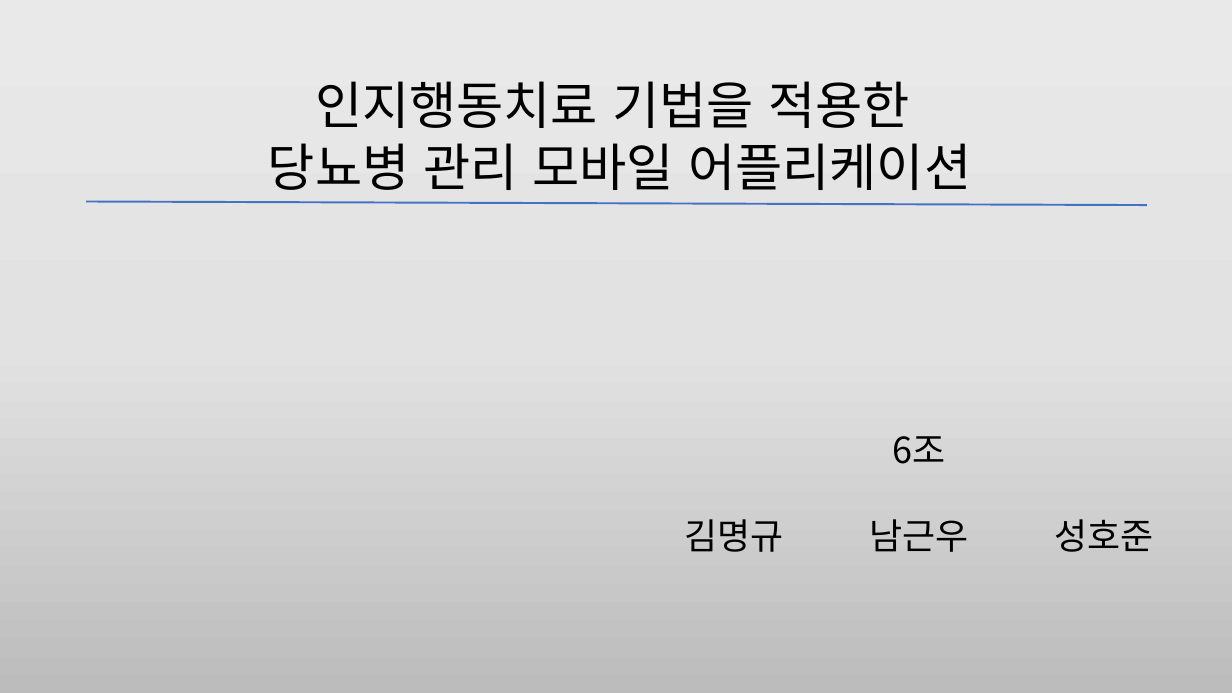
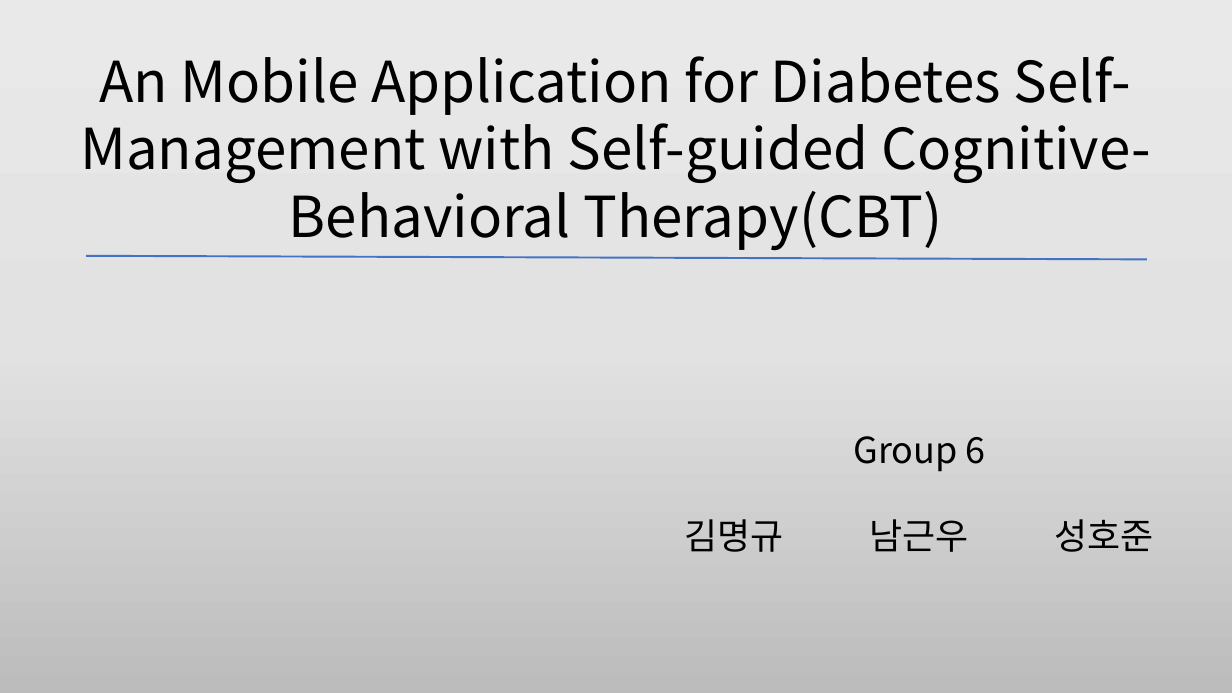
Before and after one commit to HJSUNG/capstone-design_2019, a slide deck: slide 1 of Documents/캡스톤_6조_1주차.pptx. Drawn at 1232x693 pixels with LibreOffice and Linux fonts; fonts in the diff are those of the drawing. Boxes give left, top, right and bottom in pixels: in the first picture for what was removed or moved away, otherwise in the second. Text is boxed around its words. In the diff, an @@ line names an element or a change of style, - is before the commit and + after.

```diff
--- a/Documents/캡스톤_6조_1주차.pptx
+++ b/Documents/캡스톤_6조_1주차.pptx
@@ text at bbox=[80, 56, 1151, 251]: text changed; size 40 to 44 pt @@
-인지행동치료 기법을 적용한
-당뇨병 관리 모바일 어플리케이션
+An Mobile Application for Diabetes Self-Management with Self-guided Cognitive-Behavioral Therapy(CBT)
@@ line moved from (86, 201) - (1147, 205) to (86, 256) - (1147, 260) @@
@@ text at bbox=[853, 436, 985, 472]: text changed @@
-6조
+Group 6
```
Also in this commit, not shown: 3 other slides changed, 4 slides added, 4 slides removed.
